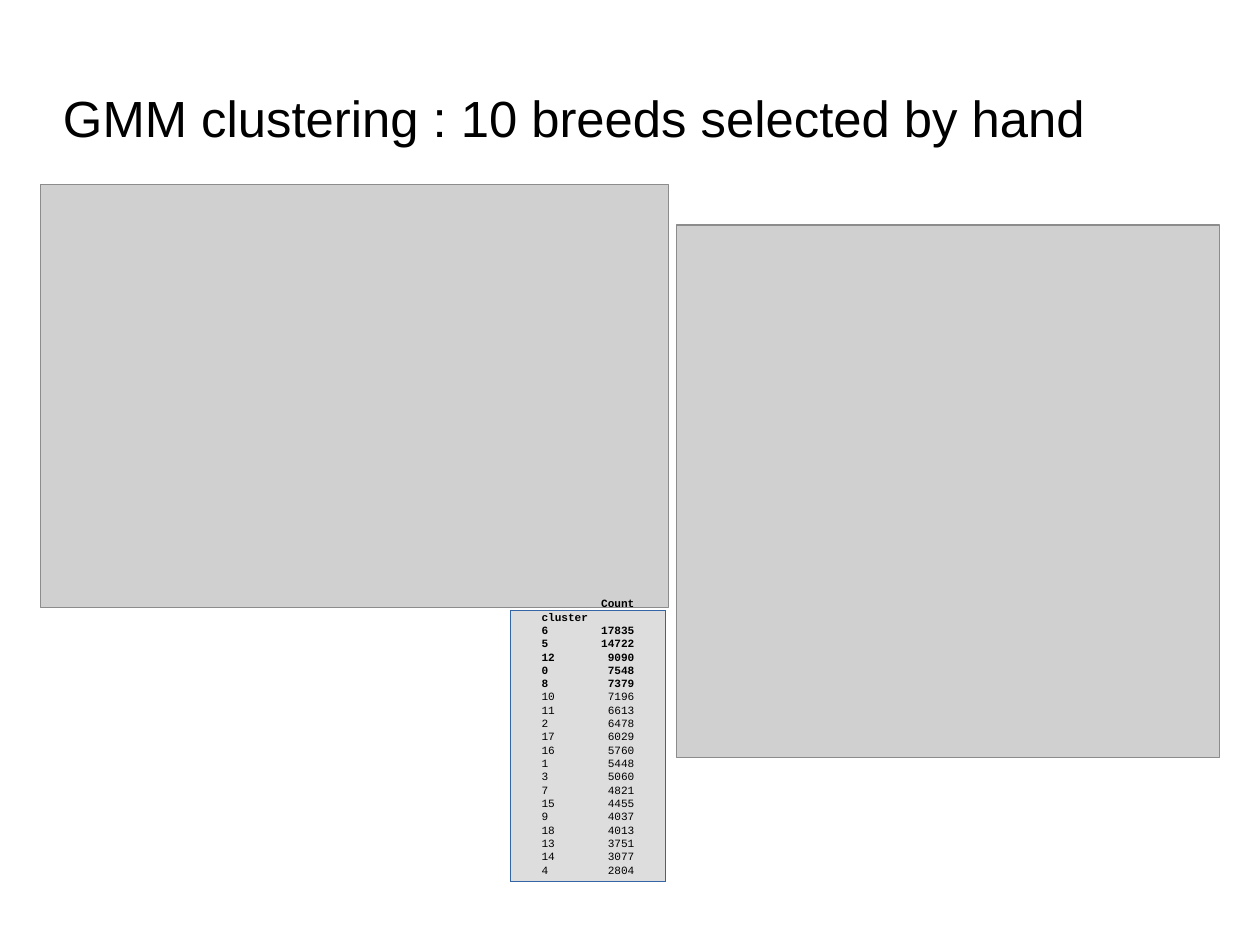
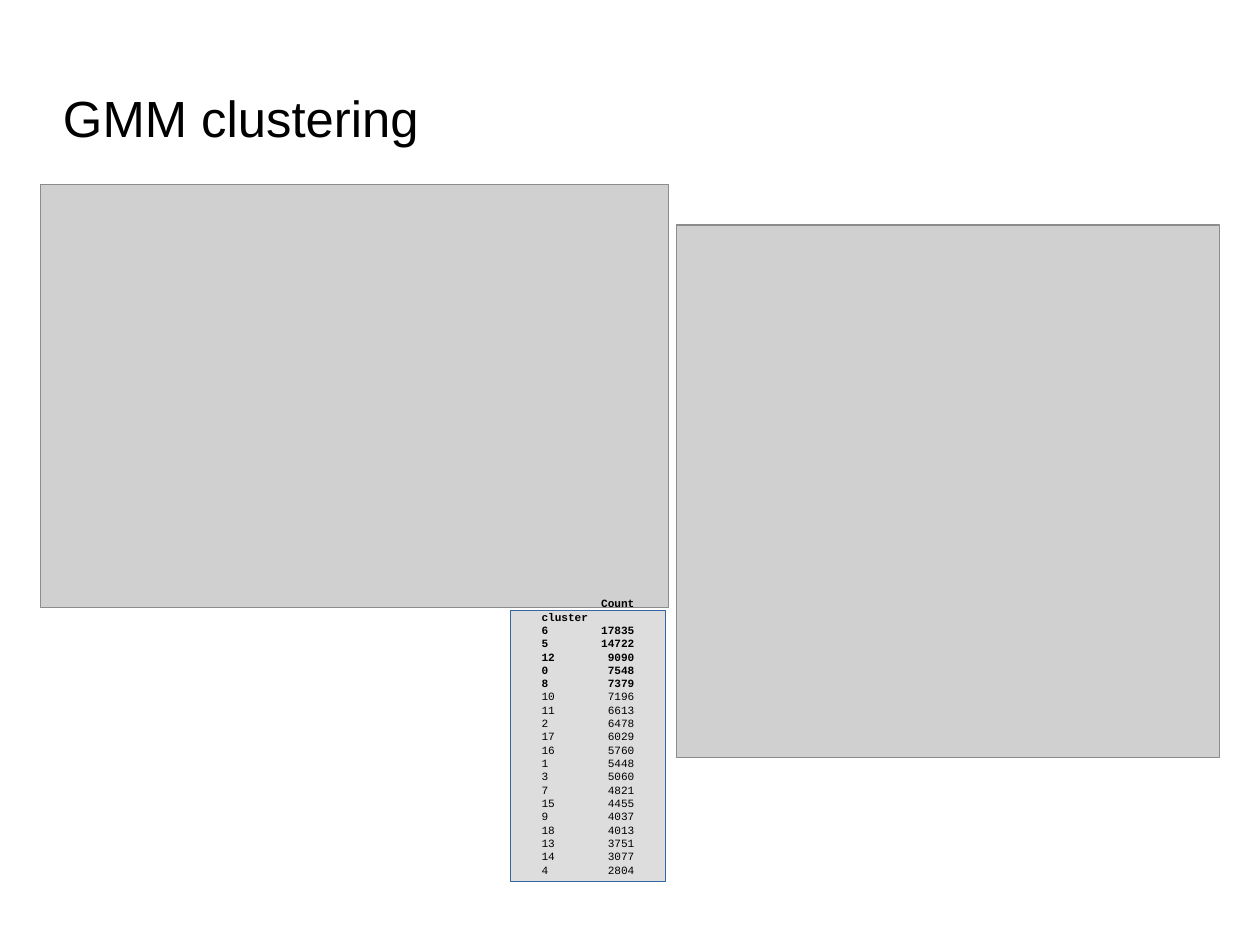
Before and after one commit to dataforcast/OC_Datascientist, a slide deck: slide 9 of P7/report/Openclassrooms_ParcoursDatascientist_P7-V1.odp. Drawn at 1260x945 pixels with LibreOffice and Linux fonts; fonts in the diff are those of the drawing; grey boxes stand for pictures; background and template pictures are left out. Boxes give left, top, right and bottom in pixels: in the first picture for what was removed or moved away, otherwise in the second. Text is boxed around its words. In the diff, an @@ line names an element or a change of style, - is before the commit and + after.

```diff
--- a/P7/report/Openclassrooms_ParcoursDatascientist_P7-V1.odp
+++ b/P7/report/Openclassrooms_ParcoursDatascientist_P7-V1.odp
@@ title at <box>63,100,418,147</box>: text changed @@
-GMM clustering : 10 breeds selected by hand
+GMM clustering
```
Also in this commit, not shown: 3 slides added, 2 slides removed, 3 other files.
